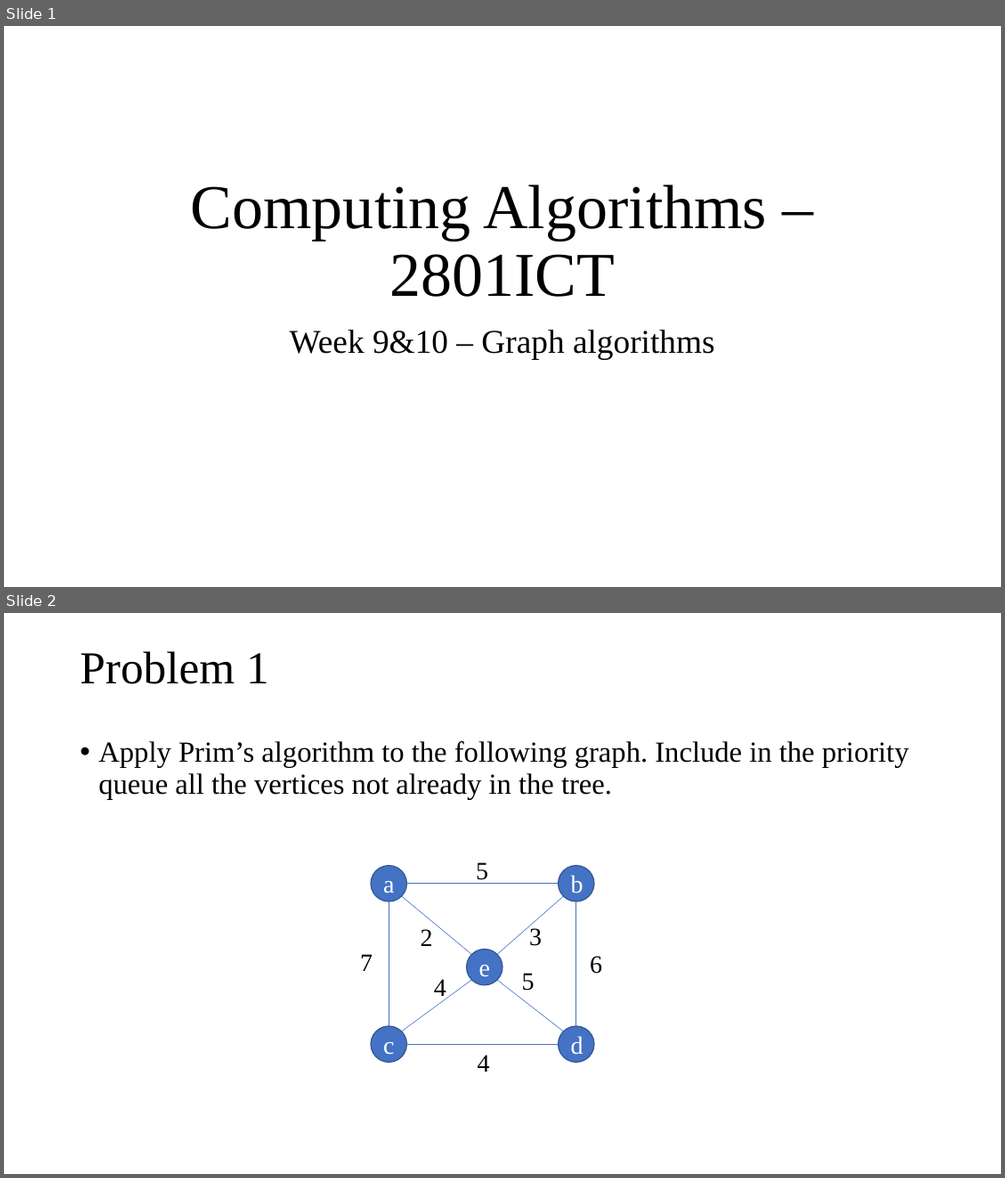
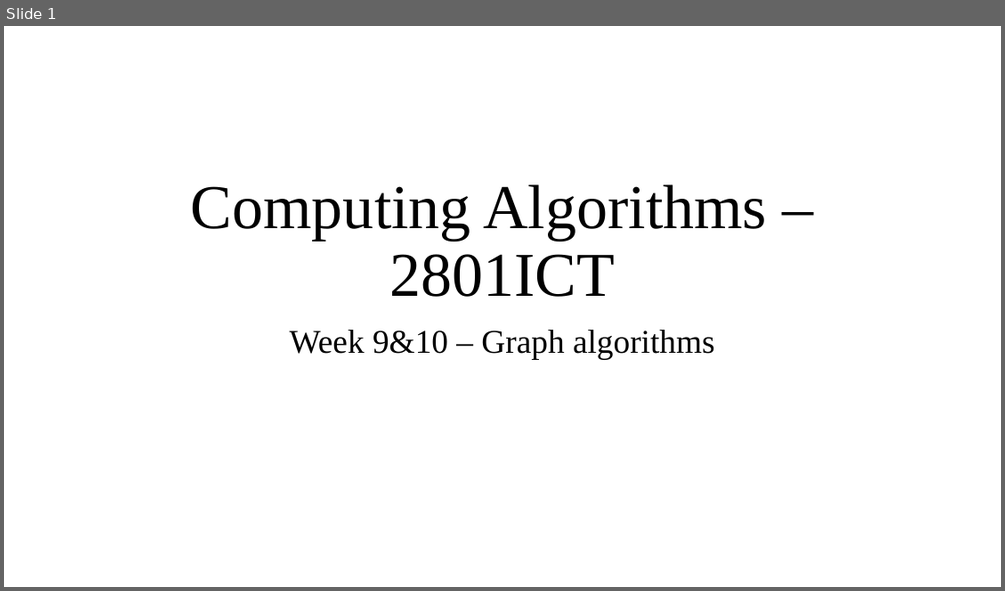
Before and after one commit to tamlhp/2801ict, a slide deck: week-9&10/problem-set/2801ict-week9&10.pptx. Shown one above the other, each under a label of ours: slides 1 and 2 before the commit, slide 1 after it. The pictures are 1005x1178 and 1005x591 pixels, drawn with LibreOffice and Linux fonts; fonts in the diff are those of the drawing. Boxes give left, top, right and bottom in pixels: in the first picture for what was removed or moved away, otherwise in the second. Text is boxed around its words. In the diff, an @@ line names an element or a change of style, - is before the commit and + after.

```diff
--- a/week-9&10/problem-set/2801ict-week9&10.pptx
+++ b/week-9&10/problem-set/2801ict-week9&10.pptx
@@ slide 2 removed at (4, 613, 1001, 1174), background #FFFFFF @@
@@ title removed at (80, 651, 269, 684) @@
-Problem 1
@@ text removed at (98, 741, 909, 799) @@
-• Apply Prim’s algorithm to the following graph. Include in the priority queue all the vertices not already in the tree.
@@ ellipse removed at (371, 866, 406, 901) @@
-a
@@ text removed at (476, 862, 488, 884) @@
-5
@@ ellipse removed at (558, 865, 594, 900) @@
-b
@@ line removed from (389, 901) to (389, 1026) @@
@@ line removed from (472, 954) to (402, 896) @@
@@ line removed from (407, 884) to (558, 884) @@
@@ line removed from (563, 896) to (498, 954) @@
@@ line removed from (576, 901) to (576, 1026) @@
@@ text removed at (421, 929, 433, 946) @@
-2
@@ text removed at (529, 928, 542, 946) @@
-3
@@ text removed at (360, 954, 372, 971) @@
-7
@@ ellipse removed at (466, 949, 502, 985) @@
-e
@@ text removed at (590, 956, 602, 973) @@
-6
@@ line removed from (472, 980) to (402, 1031) @@
@@ text removed at (434, 979, 446, 1001) @@
-4
@@ line removed from (563, 1031) to (498, 980) @@
@@ text removed at (522, 973, 534, 990) @@
-5
@@ ellipse removed at (371, 1026, 406, 1062) @@
-c
@@ ellipse removed at (558, 1026, 594, 1062) @@
-d
@@ line removed from (558, 1044) to (407, 1044) @@
@@ text removed at (477, 1054, 490, 1071) @@
-4
```
Also in this commit, not shown: 24 slides changed, 25 other slides removed.
